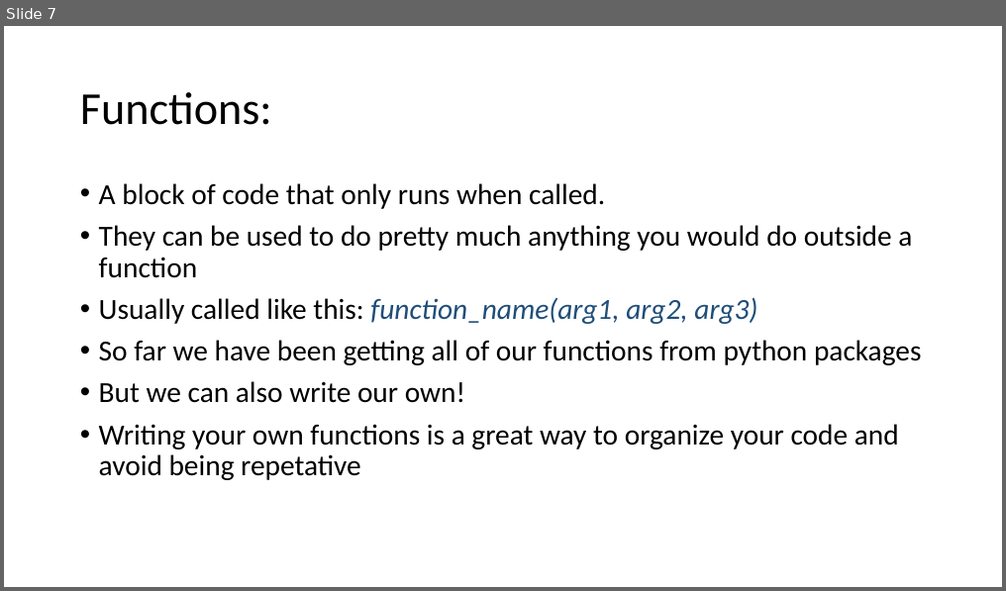
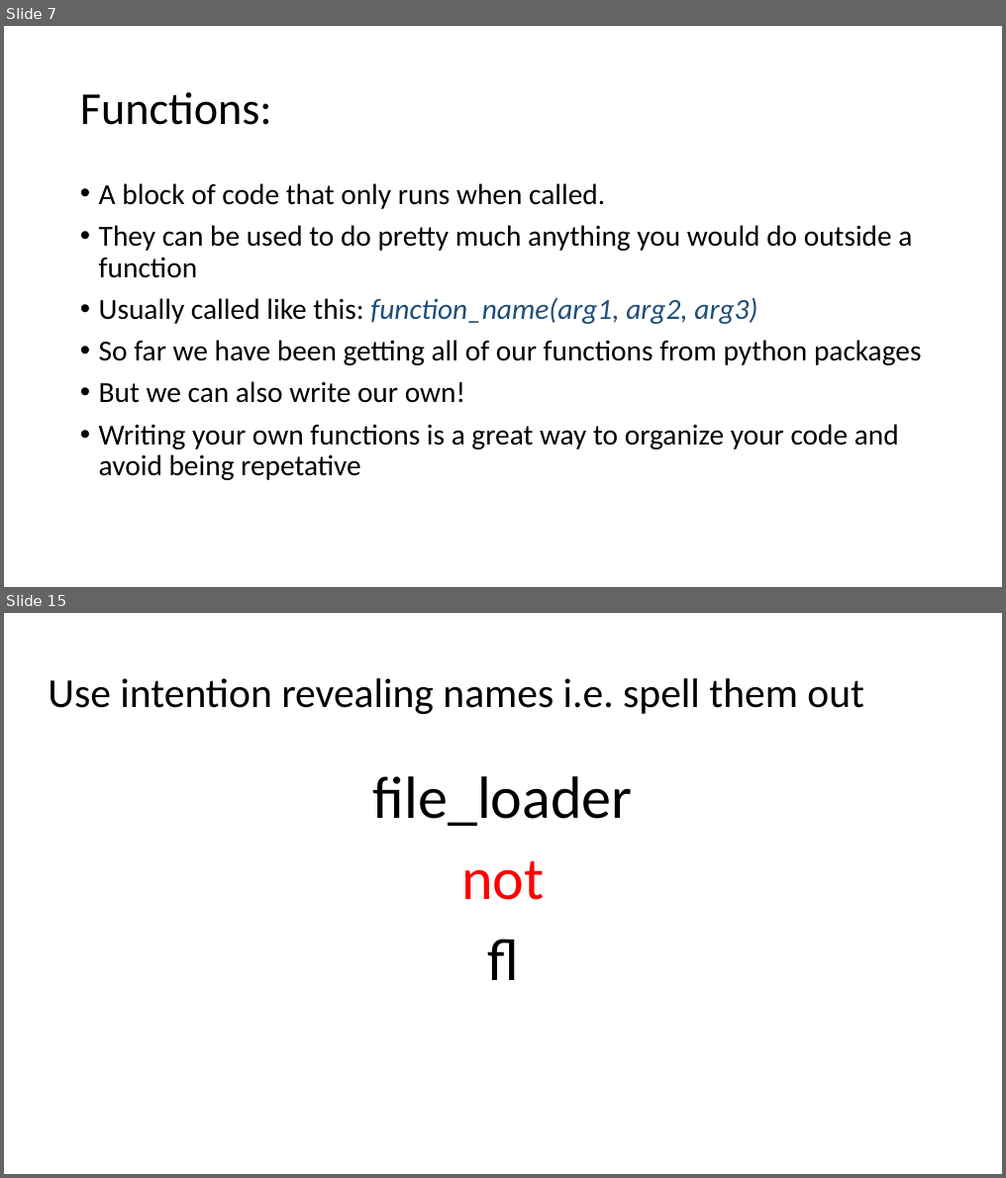
Before and after one commit to HAS-Tools-2023/Course-Materials23, a slide deck: Class_Notes/Week9_FunctionsFormatting.pptx. Shown one above the other, each under a label of ours: slide 7 before the commit, slides 7 and 15 after it; the slides between them are not shown. The pictures are 1006x591 and 1006x1178 pixels, drawn with LibreOffice and Linux fonts; fonts in the diff are those of the drawing. Boxes give left, top, right and bottom in pixels: in the first picture for what was removed or moved away, otherwise in the second. Text is boxed around its words. In the diff, an @@ line names an element or a change of style, - is before the commit and + after.

```diff
--- a/Class_Notes/Week9_FunctionsFormatting.pptx
+++ b/Class_Notes/Week9_FunctionsFormatting.pptx
@@ slide 15 added at <box>4,613,1002,1174</box>, background #FFFFFF @@
@@ title added at <box>48,678,864,714</box>, 39.6 pt, text #000000 @@
+Use intention revealing names i.e. spell them out
@@ text added at <box>373,776,633,980</box>, 57.3 pt, text #000000 @@
+file_loader
+not
+fl
```
Also in this commit, not shown: 4 slides changed, 11 other slides added, 4 other files.
